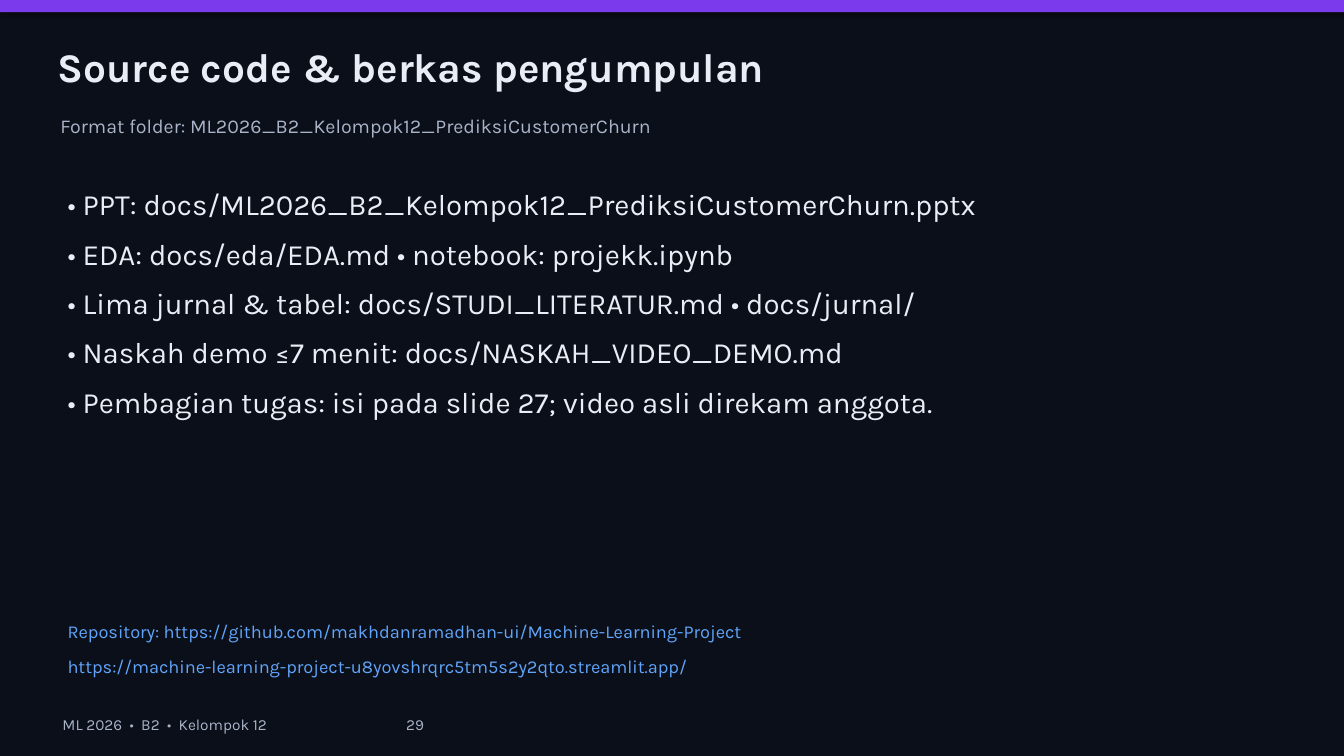
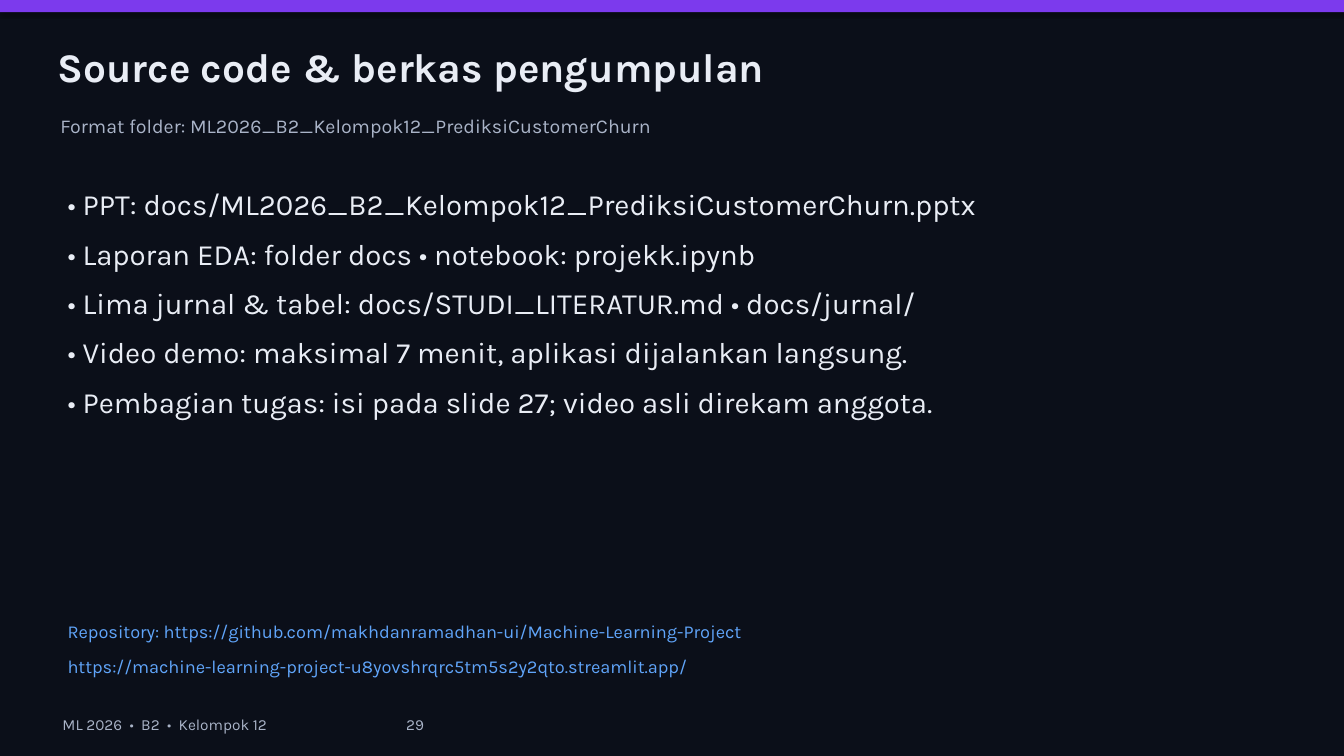
Before and after one commit to makhdanramadhan-ui/Machine-Learning-Project, a slide deck: slide 29 of docs/ML2026_B2_Kelompok12_PrediksiCustomerChurn.pptx. Drawn at 1344x756 pixels with LibreOffice and Linux fonts; fonts in the diff are those of the drawing. Boxes give left, top, right and bottom in pixels: in the first picture for what was removed or moved away, otherwise in the second. Text is boxed around its words. In the diff, an @@ line names an element or a change of style, - is before the commit and + after.

Commit message:
Rapikan bahasa aplikasi dan pindahkan naskah demo ke dokumen internal

```diff
--- a/docs/ML2026_B2_Kelompok12_PrediksiCustomerChurn.pptx
+++ b/docs/ML2026_B2_Kelompok12_PrediksiCustomerChurn.pptx
@@ text at bbox=[83, 244, 755, 272]: text changed @@
-• EDA: docs/eda/EDA.md • notebook: projekk.ipynb
+• Laporan EDA: folder docs • notebook: projekk.ipynb
@@ text at bbox=[83, 343, 907, 370]: text changed @@
-• Naskah demo ≤7 menit: docs/NASKAH_VIDEO_DEMO.md
+• Video demo: maksimal 7 menit, aplikasi dijalankan langsung.
```
Also in this commit, not shown: 5 other slides changed, 36 other files.
